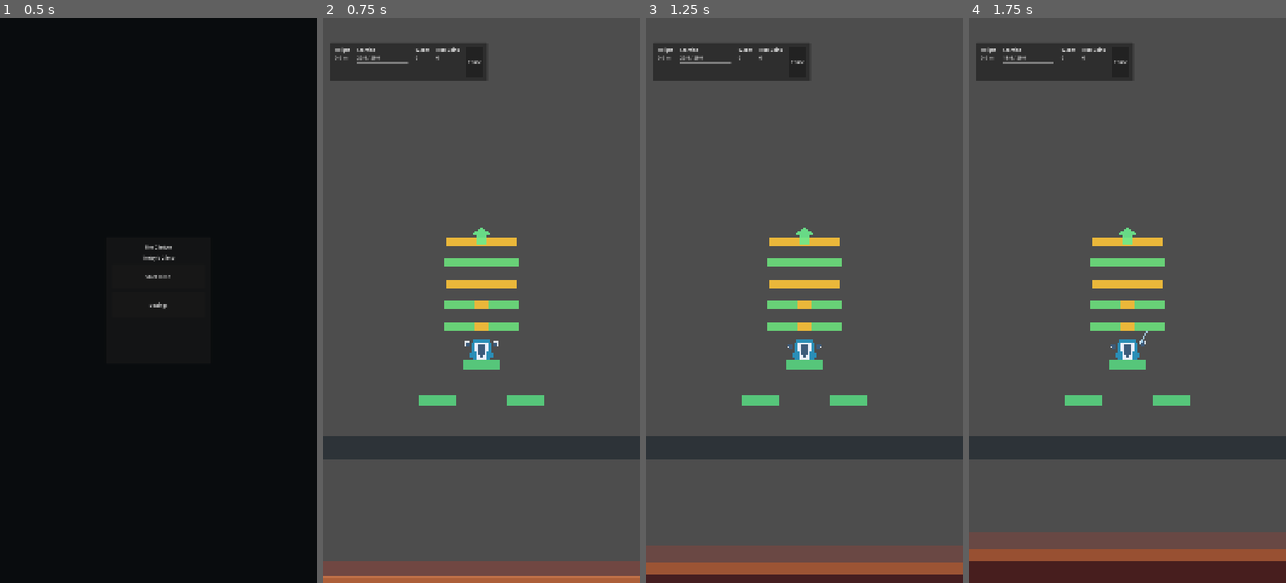
Above: before the commit, frames 1-4 (left to right).
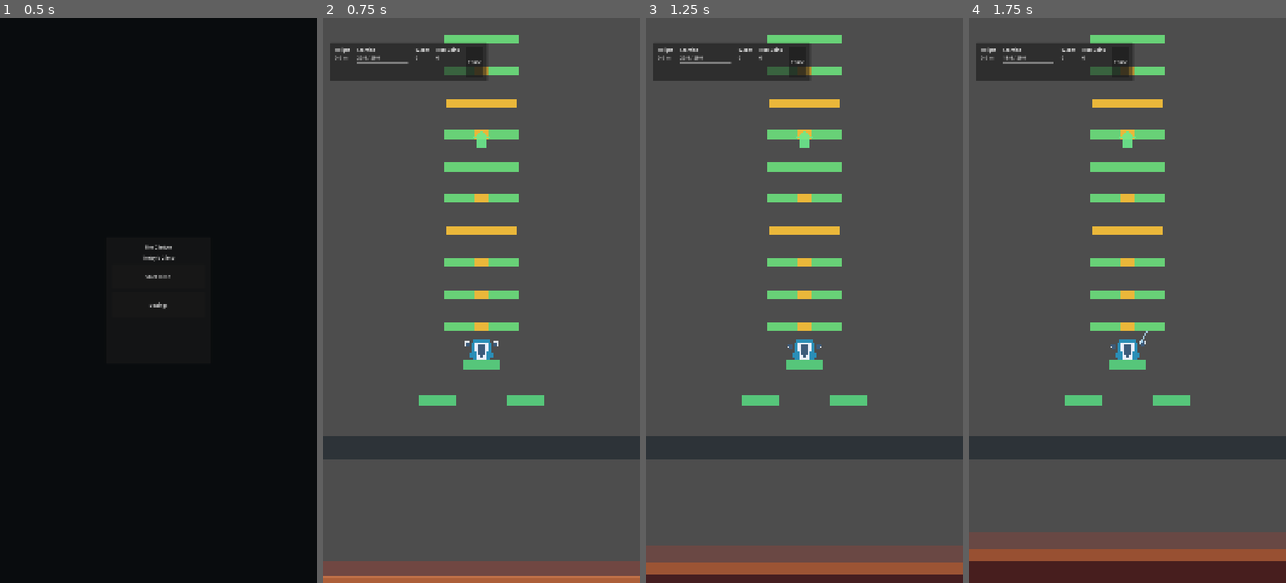
Above: after the commit, the same moments.

Repository: Khanh04/the-climber
Game: Godot game, scene res://scenes/main/main_menu_scene.tscn
Same seed, same stepped clock (60 frames per second), same inputs: the game is played once before the commit and once after it.
Inputs (mouse positions are in pixels of both pictures, inside the frame that each line leads up to):
- Up to frame 1 (0.5 s): no input
- Up to frame 2 (0.75 s): click "Start Climb" at 0.5 s
- Up to frame 3 (1.25 s): no input
- Up to frame 4 (1.75 s): tap Enter at 1.25 s; move the mouse to (1197, 272) at 1.27 s; hold D (debug_right_grip) from 1.28 s (still down); hold Shift from 1.28 s (still down); click (1197, 272) at 1.42 s

Frame 1 is identical in both runs. In frame 2, 4.0% of the frame differs, in the area x 38-62%, y 3-52%; in frame 3, 4.0%; in frame 4, 4.0%.

Commit message:
feat: Enhance route generation logic with first row height calculations and validation improvements

Diff:
--- a/src/gameplay/generation/chunk_route_generation_pipeline.gd
+++ b/src/gameplay/generation/chunk_route_generation_pipeline.gd
@@ -51,9 +51,11 @@
 	Validation.require_condition(not is_nan(candidate_score), "ChunkRouteGenerationPipeline candidate score cannot be NaN.")
 
 	var plan: ChunkRoutePlanScript = _plan_builder.build_plan(seed_key, chunk_index, route_slot, difficulty_band)
+	var first_row_height_meters: float = _calculate_route_first_row_height_meters(plan)
 	var anchor_graph_builder: RouteAnchorGraphBuilderScript = RouteAnchorGraphBuilderScript.new(
 		_tuning.chunk_width_meters,
-		_calculate_route_row_step_height_meters(plan)
+		_calculate_route_row_step_height_meters(plan, first_row_height_meters),
+		first_row_height_meters
 	)
 	var anchor_graph: RouteAnchorGraphScript = anchor_graph_builder.build_graph(plan)
 	var path_solution: ChunkRoutePathSolutionScript = _path_solver.solve(plan, anchor_graph)
@@ -76,16 +78,40 @@
 	var layout: GeneratedChunkLayoutScript = layout_ref as GeneratedChunkLayoutScript
 	return layout
 
-func _calculate_route_row_step_height_meters(plan: ChunkRoutePlanScript) -> float:
+func _calculate_route_first_row_height_meters(plan: ChunkRoutePlanScript) -> float:
 	Validation.require_condition(plan != null, "ChunkRouteGenerationPipeline row step requires a route plan.")
 	plan.assert_valid()
-	if plan.route_slot == ChunkRouteSlotScript.Value.OPENER:
-		return _tuning.opener_first_row_height_meters
+	var route_validation_tuning: RouteValidationTuningScript = _get_route_validation_tuning()
+	Validation.require_condition(
+		_tuning.opener_first_row_height_meters < route_validation_tuning.max_move_distance_meters,
+		"ChunkRouteGenerationPipeline first route row must be inside the move envelope."
+	)
+	return _tuning.opener_first_row_height_meters
 
+func _calculate_route_row_step_height_meters(plan: ChunkRoutePlanScript, first_row_height_meters: float) -> float:
+	Validation.require_condition(plan != null, "ChunkRouteGenerationPipeline row step requires a route plan.")
+	plan.assert_valid()
+	Validation.require_condition(first_row_height_meters > 0.0, "ChunkRouteGenerationPipeline first row height must be positive.")
+	Validation.require_condition(plan.get_row_count() >= 2, "ChunkRouteGenerationPipeline route plans require at least two rows.")
 	var route_validation_tuning: RouteValidationTuningScript = _get_route_validation_tuning()
-	var reachable_step_height_meters: float = route_validation_tuning.max_move_distance_meters - 0.05
-	var segment_step_height_meters: float = _tuning.segment_height_meters / float(plan.get_row_count() + 2)
-	return minf(reachable_step_height_meters, segment_step_height_meters)
+	var top_row_height_meters: float = _tuning.segment_height_meters - _calculate_route_top_padding_meters(first_row_height_meters)
+	var row_step_height_meters: float = (top_row_height_meters - first_row_height_meters) / float(plan.get_row_count() - 1)
+	Validation.require_condition(row_step_height_meters > 0.0, "ChunkRouteGenerationPipeline route row step must be positive.")
+	Validation.require_condition(
+		row_step_height_meters < route_validation_tuning.max_move_distance_meters,
+		"ChunkRouteGenerationPipeline route row step must stay inside the move envelope."
+	)
+	return row_step_height_meters
+
+func _calculate_route_top_padding_meters(first_row_height_meters: float) -> float:
+	Validation.require_condition(first_row_height_meters > 0.0, "ChunkRouteGenerationPipeline top padding requires a positive first row height.")
+	var route_validation_tuning: RouteValidationTuningScript = _get_route_validation_tuning()
+	var reachable_top_padding_meters: float = route_validation_tuning.max_move_distance_meters - first_row_height_meters - 0.05
+	Validation.require_condition(
+		reachable_top_padding_meters > 0.0,
+		"ChunkRouteGenerationPipeline route seam padding must leave a reachable next entry row."
+	)
+	return minf(_tuning.opener_top_padding_meters, reachable_top_padding_meters)
 
 func _get_route_validation_tuning() -> RouteValidationTuningScript:
 	Validation.require_condition(_tuning.route_validation_tuning != null, "ChunkRouteGenerationPipeline requires route validation tuning.")
--- a/src/gameplay/generation/chunk_route_plan_builder.gd
+++ b/src/gameplay/generation/chunk_route_plan_builder.gd
@@ -96,7 +96,13 @@
 	return [
 		RouteRowRoleScript.Value.SUPPORT,
 		RouteRowRoleScript.Value.SUPPORT,
+		RouteRowRoleScript.Value.SUPPORT,
 		RouteRowRoleScript.Value.DECISION,
+		RouteRowRoleScript.Value.SUPPORT,
+		RouteRowRoleScript.Value.CATCH,
+		RouteRowRoleScript.Value.SUPPORT,
+		RouteRowRoleScript.Value.DECISION,
+		RouteRowRoleScript.Value.SUPPORT,
 		RouteRowRoleScript.Value.CATCH,
 		RouteRowRoleScript.Value.TOP_OUT,
 	]
@@ -107,6 +113,11 @@
 		RouteRowRoleScript.Value.SUPPORT,
 		RouteRowRoleScript.Value.CATCH,
 		RouteRowRoleScript.Value.SUPPORT,
+		RouteRowRoleScript.Value.DECISION,
+		RouteRowRoleScript.Value.CATCH,
+		RouteRowRoleScript.Value.SUPPORT,
+		RouteRowRoleScript.Value.CATCH,
+		RouteRowRoleScript.Value.SUPPORT,
 		RouteRowRoleScript.Value.CATCH,
 		RouteRowRoleScript.Value.TOP_OUT,
 	]
@@ -118,17 +129,27 @@
 				RouteRowRoleScript.Value.SUPPORT,
 				RouteRowRoleScript.Value.SUPPORT,
 				RouteRowRoleScript.Value.DECISION,
-				RouteRowRoleScript.Value.CRUX,
-				RouteRowRoleScript.Value.CATCH,
-				RouteRowRoleScript.Value.TOP_OUT,
-			]
-		ChunkDifficultyBandScript.Value.BASELINE:
-			return [
-				RouteRowRoleScript.Value.SUPPORT,
-				RouteRowRoleScript.Value.DECISION,
-				RouteRowRoleScript.Value.TRAVERSE,
-				RouteRowRoleScript.Value.CRUX,
-				RouteRowRoleScript.Value.CATCH,
+				RouteRowRoleScript.Value.SUPPORT,
+				RouteRowRoleScript.Value.CRUX,
+				RouteRowRoleScript.Value.CATCH,
+				RouteRowRoleScript.Value.SUPPORT,
+				RouteRowRoleScript.Value.CRUX,
+				RouteRowRoleScript.Value.CATCH,
+				RouteRowRoleScript.Value.SUPPORT,
+				RouteRowRoleScript.Value.TOP_OUT,
+			]
+		ChunkDifficultyBandScript.Value.BASELINE:
+			return [
+				RouteRowRoleScript.Value.SUPPORT,
+				RouteRowRoleScript.Value.DECISION,
+				RouteRowRoleScript.Value.TRAVERSE,
+				RouteRowRoleScript.Value.SUPPORT,
+				RouteRowRoleScript.Value.CRUX,
+				RouteRowRoleScript.Value.CATCH,
+				RouteRowRoleScript.Value.TRAVERSE,
+				RouteRowRoleScript.Value.CRUX,
+				RouteRowRoleScript.Value.CATCH,
+				RouteRowRoleScript.Value.SUPPORT,
 				RouteRowRoleScript.Value.TOP_OUT,
 			]
 		ChunkDifficultyBandScript.Value.CHALLENGE:
@@ -139,6 +160,10 @@
 				RouteRowRoleScript.Value.CRUX,
 				RouteRowRoleScript.Value.PRESSURE,
 				RouteRowRoleScript.Value.CATCH,
+				RouteRowRoleScript.Value.TRAVERSE,
+				RouteRowRoleScript.Value.CRUX,
+				RouteRowRoleScript.Value.PRESSURE,
+				RouteRowRoleScript.Value.CATCH,
 				RouteRowRoleScript.Value.TOP_OUT,
 			]
 		_:
@@ -153,17 +178,25 @@
 				RouteRowRoleScript.Value.SUPPORT,
 				RouteRowRoleScript.Value.DECISION,
 				RouteRowRoleScript.Value.TRAVERSE,
-				RouteRowRoleScript.Value.CRUX,
-				RouteRowRoleScript.Value.CATCH,
-				RouteRowRoleScript.Value.TOP_OUT,
-			]
-		ChunkDifficultyBandScript.Value.BASELINE:
-			return [
-				RouteRowRoleScript.Value.SUPPORT,
-				RouteRowRoleScript.Value.DECISION,
-				RouteRowRoleScript.Value.TRAVERSE,
-				RouteRowRoleScript.Value.CRUX,
-				RouteRowRoleScript.Value.TRAVERSE,
+				RouteRowRoleScript.Value.SUPPORT,
+				RouteRowRoleScript.Value.CRUX,
+				RouteRowRoleScript.Value.TRAVERSE,
+				RouteRowRoleScript.Value.CATCH,
+				RouteRowRoleScript.Value.SUPPORT,
+				RouteRowRoleScript.Value.CATCH,
+				RouteRowRoleScript.Value.TOP_OUT,
+			]
+		ChunkDifficultyBandScript.Value.BASELINE:
+			return [
+				RouteRowRoleScript.Value.SUPPORT,
+				RouteRowRoleScript.Value.DECISION,
+				RouteRowRoleScript.Value.TRAVERSE,
+				RouteRowRoleScript.Value.SUPPORT,
+				RouteRowRoleScript.Value.CRUX,
+				RouteRowRoleScript.Value.TRAVERSE,
+				RouteRowRoleScript.Value.CATCH,
+				RouteRowRoleScript.Value.TRAVERSE,
+				RouteRowRoleScript.Value.CRUX,
 				RouteRowRoleScript.Value.CATCH,
 				RouteRowRoleScript.Value.TOP_OUT,
 			]
@@ -175,6 +208,9 @@
 				RouteRowRoleScript.Value.CRUX,
 				RouteRowRoleScript.Value.PRESSURE,
 				RouteRowRoleScript.Value.TRAVERSE,
+				RouteRowRoleScript.Value.CATCH,
+				RouteRowRoleScript.Value.TRAVERSE,
+				RouteRowRoleScript.Value.CRUX,
 				RouteRowRoleScript.Value.CATCH,
 				RouteRowRoleScript.Value.TOP_OUT,
 			]
--- a/src/gameplay/generation/route_anchor_graph_builder.gd
+++ b/src/gameplay/generation/route_anchor_graph_builder.gd
@@ -8,15 +8,24 @@
 
 var chunk_width_meters: float
 var row_step_height_meters: float
+var first_row_height_meters: float
 
-func _init(chunk_width_meters_value: float, row_step_height_meters_value: float) -> void:
+func _init(
+	chunk_width_meters_value: float,
+	row_step_height_meters_value: float,
+	first_row_height_meters_value: float = -1.0
+) -> void:
 	chunk_width_meters = chunk_width_meters_value
 	row_step_height_meters = row_step_height_meters_value
+	first_row_height_meters = first_row_height_meters_value
+	if first_row_height_meters < 0.0:
+		first_row_height_meters = row_step_height_meters
 	assert_valid()
 
 func assert_valid() -> void:
 	Validation.require_condition(chunk_width_meters > 0.0, "RouteAnchorGraphBuilder chunk width must be positive.")
 	Validation.require_condition(row_step_height_meters > 0.0, "RouteAnchorGraphBuilder row step height must be positive.")
+	Validation.require_condition(first_row_height_meters > 0.0, "RouteAnchorGraphBuilder first row height must be positive.")
 
 func build_graph(plan: ChunkRoutePlanScript) -> RouteAnchorGraphScript:
 	Validation.require_condition(plan != null, "RouteAnchorGraphBuilder requires a route plan.")
@@ -47,4 +56,5 @@
 func _build_local_position(row_index: int, lane: int) -> Vector2:
 	var half_width_meters: float = chunk_width_meters * 0.5
 	var lane_offset: float = float(RouteLaneScript.to_offset(lane)) * 0.5
-	return Vector2(half_width_meters * lane_offset, -row_step_height_meters * float(row_index + 1))
+	var row_height_meters: float = first_row_height_meters + (row_step_height_meters * float(row_index))
+	return Vector2(half_width_meters * lane_offset, -row_height_meters)
--- a/tests/unit/test_chunk_route_plan_builder.gd
+++ b/tests/unit/test_chunk_route_plan_builder.gd
@@ -28,6 +28,7 @@
     assert_false(plan.optional_route_required)
     assert_eq(plan.route_branch_side, RouteBranchSideScript.Value.NONE)
     assert_eq(plan.movement_style, RouteMovementStyleScript.Value.LADDER)
+    assert_gte(plan.get_row_count(), 10)
     assert_gte(plan.count_row_role(RouteRowRoleScript.Value.SUPPORT), 2)
     assert_eq(plan.max_sparse_row_streak, 1)
     assert_true(plan.safe_path_allows_handhold_type(HandholdTypeScript.Value.NORMAL))
@@ -45,8 +46,9 @@
     assert_eq(plan.max_sparse_row_streak, 1)
     assert_eq(plan.split_row_index, 2)
     assert_gt(plan.merge_row_index, plan.split_row_index)
+    assert_gte(plan.get_row_count(), 10)
     assert_gte(plan.count_row_role(RouteRowRoleScript.Value.SUPPORT), 2)
-    assert_eq(plan.count_row_role(RouteRowRoleScript.Value.CATCH), 1)
+    assert_gte(plan.count_row_role(RouteRowRoleScript.Value.CATCH), 1)
     assert_false(plan.safe_path_allows_handhold_type(HandholdTypeScript.Value.BURN))
     assert_true(plan.optional_path_allows_handhold_type(HandholdTypeScript.Value.BURN))
     assert_true(plan.has_hazard_intent(GeneratedHazardIntentScript.Value.TRAVERSE_FORCE))
--- a/tests/unit/test_daily_chunk_generator.gd
+++ b/tests/unit/test_daily_chunk_generator.gd
@@ -167,9 +167,10 @@
     var layout: GeneratedChunkLayoutScript = _require_chunk_layout(generator.build_chunk(seed_key, 0))
     var row_heights: Array[float] = _get_sorted_unique_row_heights(layout.handholds)
 
-    assert_eq(row_heights.size(), 5)
+    assert_gte(row_heights.size(), 10)
     assert_true(is_equal_approx(row_heights[0], tuning.opener_first_row_height_meters))
-    assert_true(is_equal_approx(row_heights[1] - row_heights[0], tuning.opener_first_row_height_meters))
+    assert_gte(row_heights[row_heights.size() - 1], tuning.segment_height_meters - 1.0)
+    assert_lte(_get_max_row_height_gap(row_heights), 1.2)
 
 func test_generated_handholds_resolve_type_specific_drain_and_size() -> void:
     var tuning: GenerationTuningScript = GenerationTuningScript.new()
@@ -228,12 +229,11 @@
 
     var seam_result: Object = _require_seam_validation_result(generator.validate_chunk_seam(current_layout, next_layout))
 
-    assert_false(_require_route_validation_bool(seam_result, &"is_valid"))
+    assert_true(_require_route_validation_bool(seam_result, &"is_valid"))
     assert_eq(_require_route_validation_int(seam_result, &"next_chunk_index"), 1)
-    assert_eq(
-        _require_route_validation_string(seam_result, &"failure_reason"),
-        "No reachable seam connects the current chunk exit ports to the next chunk entry ports within the configured move envelope."
-    )
+    assert_eq(_require_route_validation_string(seam_result, &"failure_reason"), "")
+    assert_true(current_layout.route_exit_hold_ids.has(String(_require_route_validation_string_name(seam_result, &"from_hold_id"))))
+    assert_true(next_layout.route_entry_hold_ids.has(String(_require_route_validation_string_name(seam_result, &"to_hold_id"))))
 
 func test_generated_chunks_include_explicit_route_ports() -> void:
     var tuning: GenerationTuningScript = GenerationTuningScript.new()
@@ -869,6 +869,14 @@
 
     row_heights.sort()
     return row_heights
+
+func _get_max_row_height_gap(row_heights: Array[float]) -> float:
+    Validation.require_condition(row_heights.size() >= 2, "Test row gap helper requires at least two rows.")
+    var max_gap: float = 0.0
+    for row_index in range(1, row_heights.size()):
+        max_gap = maxf(max_gap, row_heights[row_index] - row_heights[row_index - 1])
+
+    return max_gap
 
 func _has_handhold_within_distance(
     handholds: Array[GeneratedHandholdSocket],
--- a/tests/unit/test_generated_chunk_coordinator.gd
+++ b/tests/unit/test_generated_chunk_coordinator.gd
@@ -92,12 +92,9 @@
     var next_chunk_seam_failure_reason: String = _get_string_meta(chunk_zero, &"next_chunk_seam_failure_reason")
     var next_chunk_seam_from_hold_id: String = _get_string_meta(chunk_zero, &"next_chunk_seam_from_hold_id")
     var next_chunk_seam_to_hold_id: String = _get_string_meta(chunk_zero, &"next_chunk_seam_to_hold_id")
-    assert_eq(next_chunk_seam_is_valid, false)
+    assert_eq(next_chunk_seam_is_valid, true)
     assert_eq(next_chunk_seam_target_chunk_index, 1)
-    assert_eq(
-        next_chunk_seam_failure_reason,
-        "No reachable seam connects the current chunk exit ports to the next chunk entry ports within the configured move envelope."
-    )
+    assert_eq(next_chunk_seam_failure_reason, "")
     assert_ne(next_chunk_seam_from_hold_id, "")
     assert_ne(next_chunk_seam_to_hold_id, "")
 
